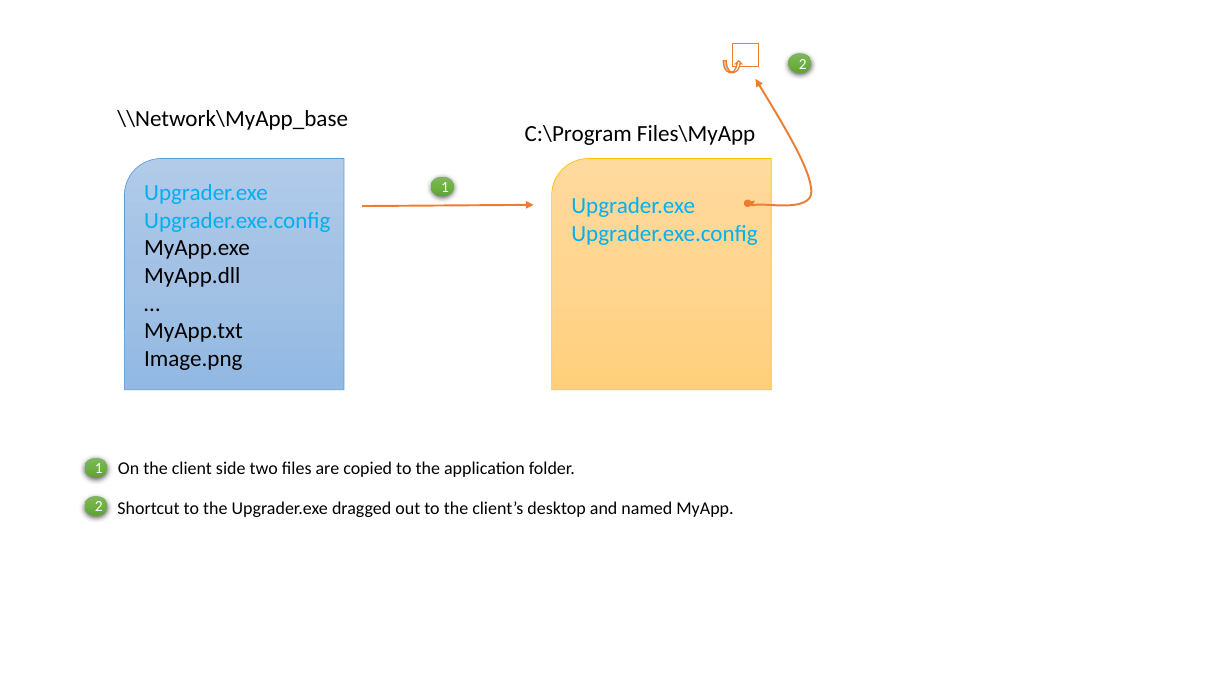
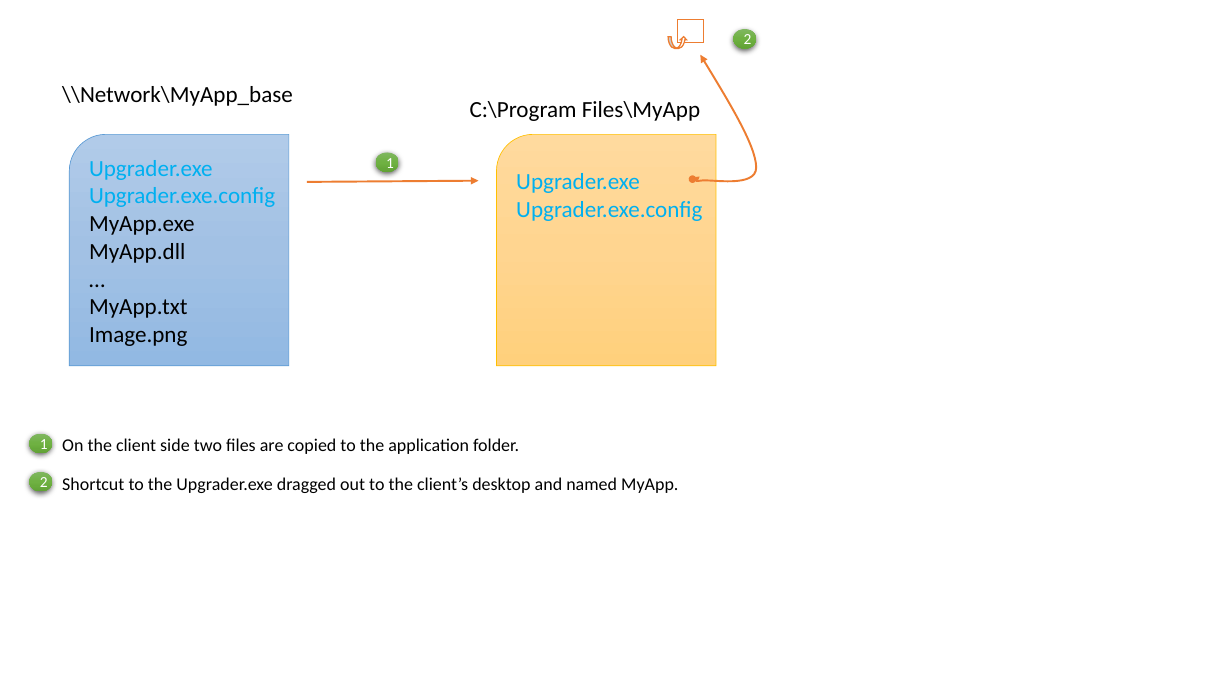
Before and after one commit to uriah65/Upgrader, a slide deck: slide 2 of Documents/Figs.pptx. Drawn at 1232x693 pixels with LibreOffice and Linux fonts; fonts in the diff are those of the drawing. Boxes give left, top, right and bottom in pixels: in the first picture for what was removed or moved away, otherwise in the second. Text is boxed around its words. In the diff, an @@ line names an element or a change of style, - is before the commit and + after.

```diff
--- a/Documents/Figs.pptx
+++ b/Documents/Figs.pptx
@@ 4 ellipses, 4 texts, 2 round rects, 1 freeform shape, 1 arrow, 1 rectangle, 1 curved up arrow: place and size @@
-4 ellipses, 4 texts, 2 round rects, 1 freeform shape, 1 arrow, 1 rectangle, 1 curved up arrow at <box>84,43,811,517</box>
+4 ellipses, 4 texts, 2 round rects, 1 freeform shape, 1 arrow, 1 rectangle, 1 curved up arrow at <box>30,19,757,493</box>
```
Also in this commit, not shown: 3 other slides changed, 1 other file.
